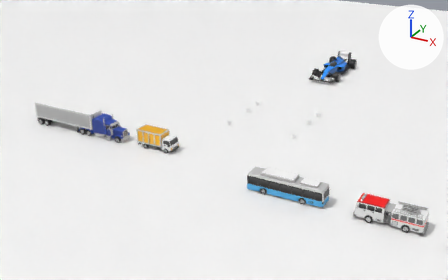
Two versions of the FBX model Unity/Assets/Resources/Meshs/ChangJing/changjing1_3.fbx, one commit apart.
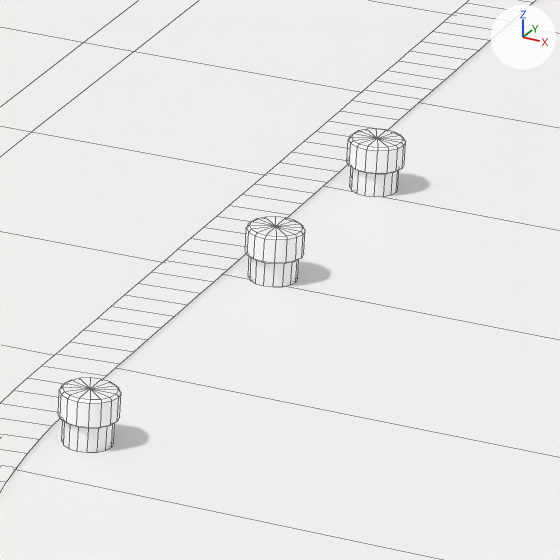
The first picture shows the older version from a 50 mm camera at (54.0, -92.6, 53.4) aimed at (-12.1, 27.7, -6.7). The close-ups show both versions on the part from 64% to 74% of the width and 36% to 53% of the height of that picture; other places that the commit changed are outside them. The lights are fixed; the arrows at upper right show +X, +Y and +Z. The close-ups show mesh edges as thin lines. Where no turn or scale is listed for an object, it has been applied to the vertices.

The first close-up shows 'changjing1_3', 'zhuangzi43', 'zhuangzi44', 'zhuangzi56'.
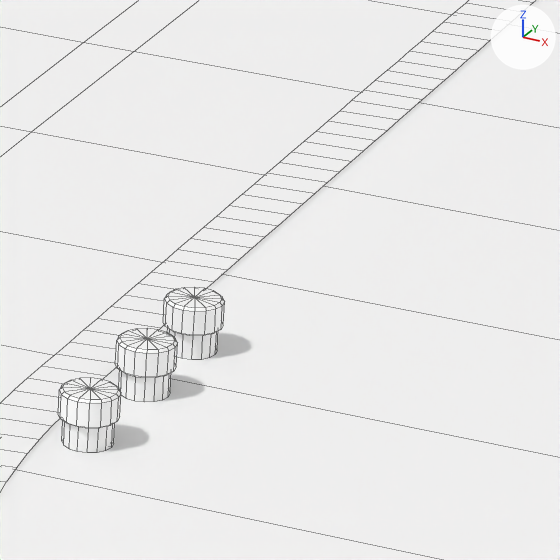
What changed in the scene script:
```text
Change ob_zhuangzi44:
    ob_zhuangzi44.location: (7.77, 31.34, 0.53) -> (7.77, 24.93, 0.53)
Change ob_zhuangzi56:
    ob_zhuangzi56.location: (7.77, 36.73, 0.53) -> (7.77, 27.24, 0.53)
```

Location of each change, (x1, y1, x2, y2) in pixels of the close-ups (560 x 560 px):
'zhuangzi44', moved
    before: (245, 217, 305, 287)
    after: (115, 328, 177, 402)
'zhuangzi56', moved
    before: (347, 129, 405, 197)
    after: (163, 287, 225, 359)
